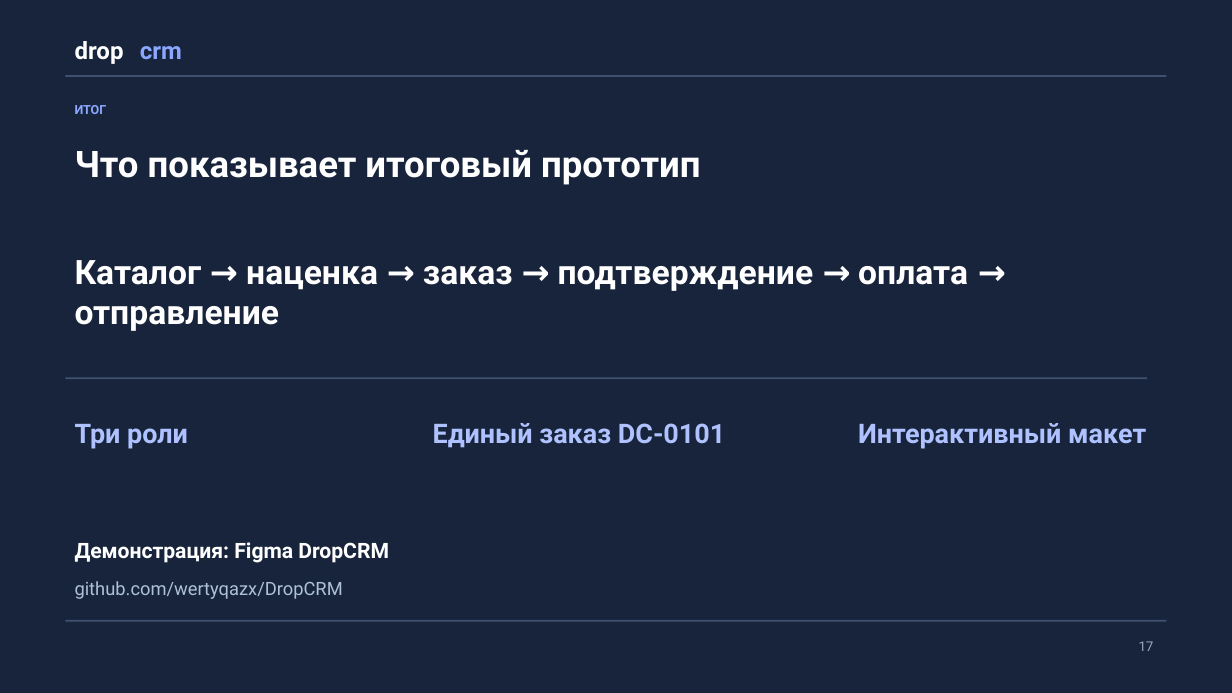
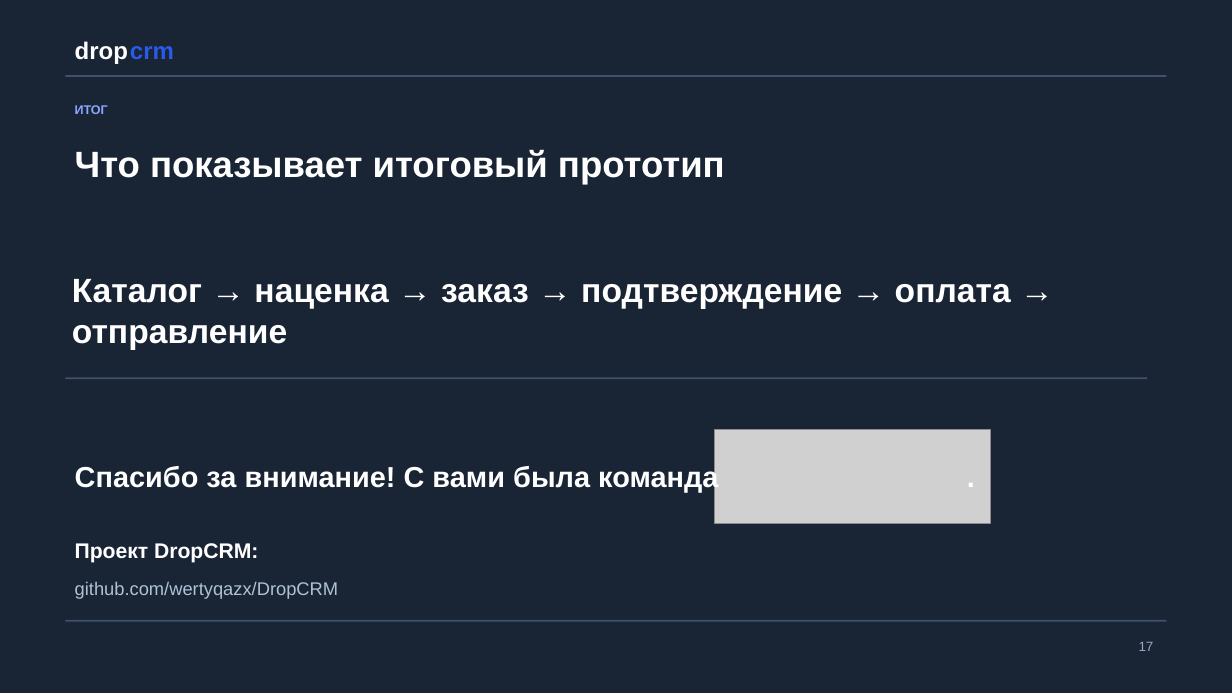
Before and after one commit to wertyqazx/DropCRM, a slide deck: slide 17 of DropCRM_Presentation_2026.pptx. Drawn at 1232x693 pixels with LibreOffice and Linux fonts; fonts in the diff are those of the drawing; grey boxes stand for pictures. Boxes give left, top, right and bottom in pixels: in the first picture for what was removed or moved away, otherwise in the second. Text is boxed around its words. In the diff, an @@ line names an element or a change of style, - is before the commit and + after.

```diff
--- a/DropCRM_Presentation_2026.pptx
+++ b/DropCRM_Presentation_2026.pptx
@@ background #18243C to #192435 @@
@@ text "crm": place and size @@
-text "crm" at bbox=[140, 46, 182, 60]
+text "crm" at bbox=[121, 32, 189, 66]
@@ text "crm" at bbox=[121, 32, 189, 66]: font Roboto to Arial, text colour #8BA7FF to #285BEB @@
@@ font Roboto to Arial in 6 elements at bbox=[66, 32, 139, 66], bbox=[75, 105, 108, 114], bbox=[75, 149, 725, 184], bbox=[1139, 642, 1154, 651], bbox=[75, 581, 339, 599], bbox=[72, 279, 1011, 350] @@
@@ text "Каталог → наценка → заказ ...": place and size @@
-text "Каталог → наценка → заказ ..." at bbox=[75, 260, 968, 331]
+text "Каталог → наценка → заказ ..." at bbox=[72, 279, 1011, 350]
@@ text removed at bbox=[75, 424, 188, 449] @@
-Три роли
@@ text removed at bbox=[433, 423, 725, 448] @@
-Единый заказ DC-0101
@@ picture added at bbox=[715, 430, 991, 524] @@
@@ text removed at bbox=[858, 423, 1146, 449] @@
-Интерактивный макет
@@ text added at bbox=[75, 465, 718, 493], 22.5 pt, text #FFFFFF, bold @@
+Спасибо за внимание! С вами была команда .
@@ text at bbox=[75, 543, 258, 563]: text changed; font Roboto to Arial @@
-Демонстрация: Figma DropCRM
+Проект DropCRM:
```
Also in this commit, not shown: 16 other slides changed.
